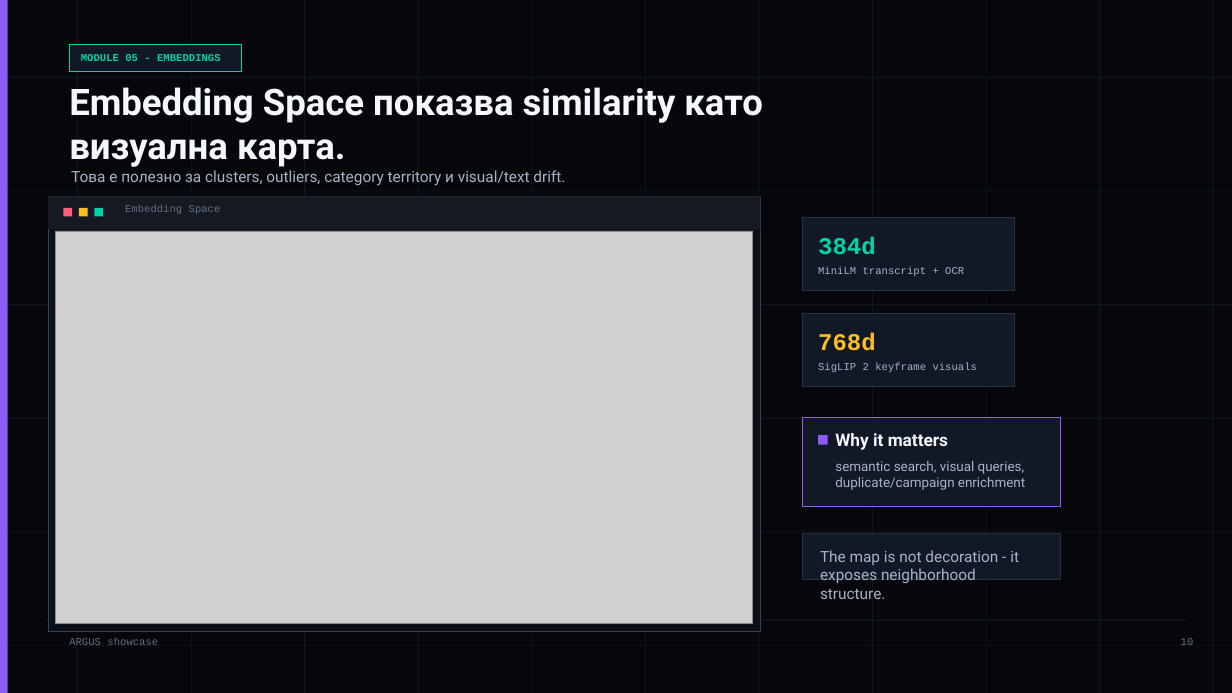
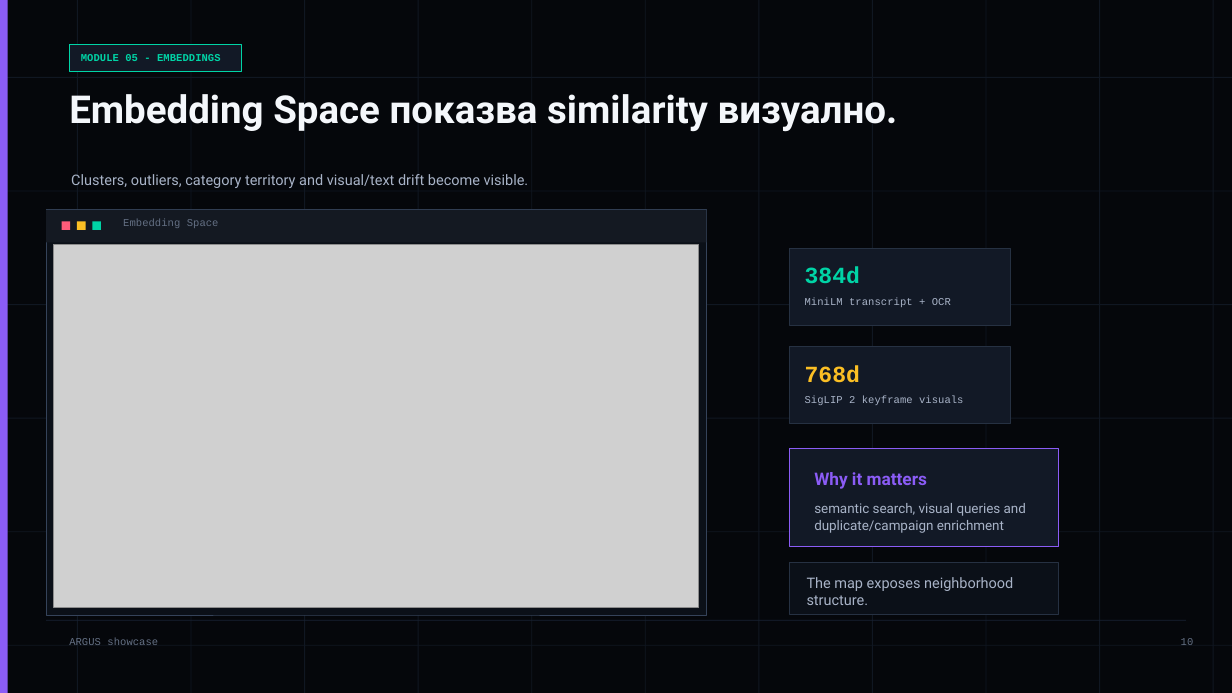
Before and after one commit to LordLoras/ARGUS_vlm, a slide deck: slide 10 of output/argus-showcase-bg.pptx. Drawn at 1232x693 pixels with LibreOffice and Linux fonts; fonts in the diff are those of the drawing; grey boxes stand for pictures. Boxes give left, top, right and bottom in pixels: in the first picture for what was removed or moved away, otherwise in the second. Text is boxed around its words. In the diff, an @@ line names an element or a change of style, - is before the commit and + after.

```diff
--- a/output/argus-showcase-bg.pptx
+++ b/output/argus-showcase-bg.pptx
@@ text at (69,94,898,132): text changed; size 28.5 to 30 pt @@
-Embedding Space показва similarity като визуална карта.
+Embedding Space показва similarity визуално.
@@ text at (71,174,529,188): text changed; size 12 to 11.2 pt @@
-Това е полезно за clusters, outliers, category territory и visual/text drift.
+Clusters, outliers, category territory and visual/text drift become visible.
@@ rectangle: place and size @@
-rectangle at (48,196,761,631)
+rectangle at (46,210,707,616)
@@ rectangle: place and size @@
-rectangle at (48,196,761,228)
+rectangle at (46,210,707,242)
@@ 3 rectangles: place and size @@
-3 rectangles at (64,208,103,216)
+3 rectangles at (62,222,101,230)
@@ text "Embedding Space": place and size @@
-text "Embedding Space" at (125,205,221,214)
+text "Embedding Space" at (123,218,219,228)
@@ picture: place and size @@
-picture at (55,231,752,624)
+picture at (54,245,699,608)
@@ rectangle: place and size @@
-rectangle at (803,217,1015,290)
+rectangle at (789,249,1011,325)
@@ text "384d": place and size @@
-text "384d" at (818,236,876,255)
+text "384d" at (805,267,860,284)
@@ text "384d" at (805,267,860,284): size 18.8 to 18 pt @@
@@ text "MiniLM transcript + OCR": place and size @@
-text "MiniLM transcript + OCR" at (818,267,964,276)
+text "MiniLM transcript + OCR" at (805,297,951,307)
@@ rectangle: place and size @@
-rectangle at (803,314,1015,387)
+rectangle at (789,347,1011,423)
@@ text "768d" at (805,365,860,383): size 18.8 to 18 pt @@
@@ text "768d": place and size @@
-text "768d" at (818,332,876,351)
+text "768d" at (805,365,860,383)
@@ text "SigLIP 2 keyframe visuals": place and size @@
-text "SigLIP 2 keyframe visuals" at (818,363,977,372)
+text "SigLIP 2 keyframe visuals" at (805,396,963,405)
@@ rectangle: place and size @@
-rectangle at (803,418,1061,506)
+rectangle at (789,448,1059,546)
@@ rectangle removed at (818,435,827,445) @@
@@ text "Why it matters": place and size @@
-text "Why it matters" at (835,433,948,450)
+text "Why it matters" at (814,472,927,489)
@@ text "Why it matters" at (814,472,927,489): text colour #F4F7FB to #8B5CF6 @@
@@ text at (814,503,1026,533): text changed @@
-semantic search, visual queries, duplicate/campaign enrichment
+semantic search, visual queries and duplicate/campaign enrichment
@@ rectangle: place and size @@
-rectangle at (803,533,1061,579)
+rectangle at (789,562,1059,614)
@@ rectangle at (789,562,1059,614): fill #121926 to #0B1018 @@
@@ text at (807,577,1013,605): text changed; size 12 to 11.2 pt @@
-The map is not decoration - it exposes neighborhood structure.
+The map exposes neighborhood structure.
```
Also in this commit, not shown: 12 other slides changed, 2 other files.
